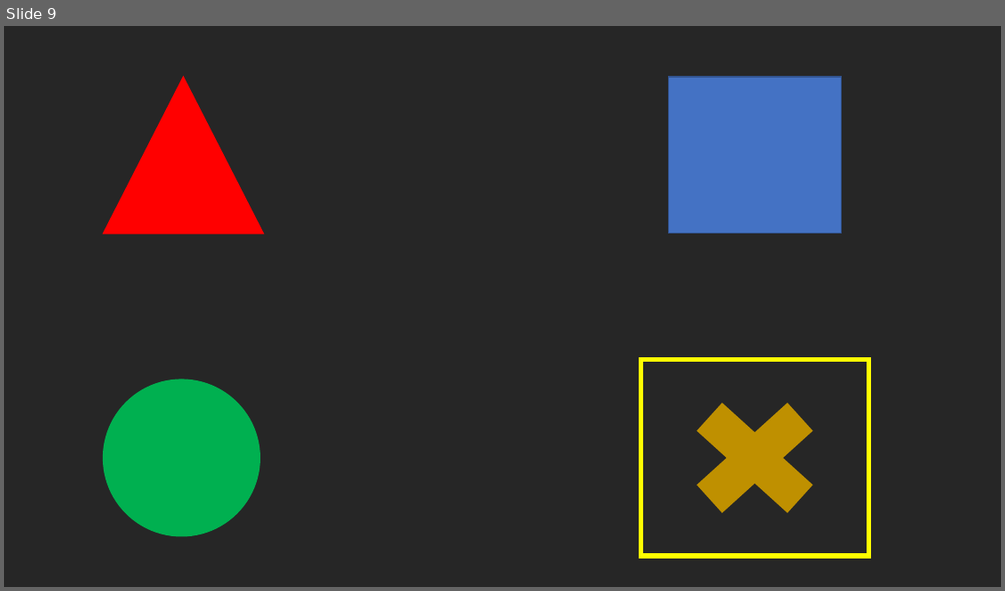
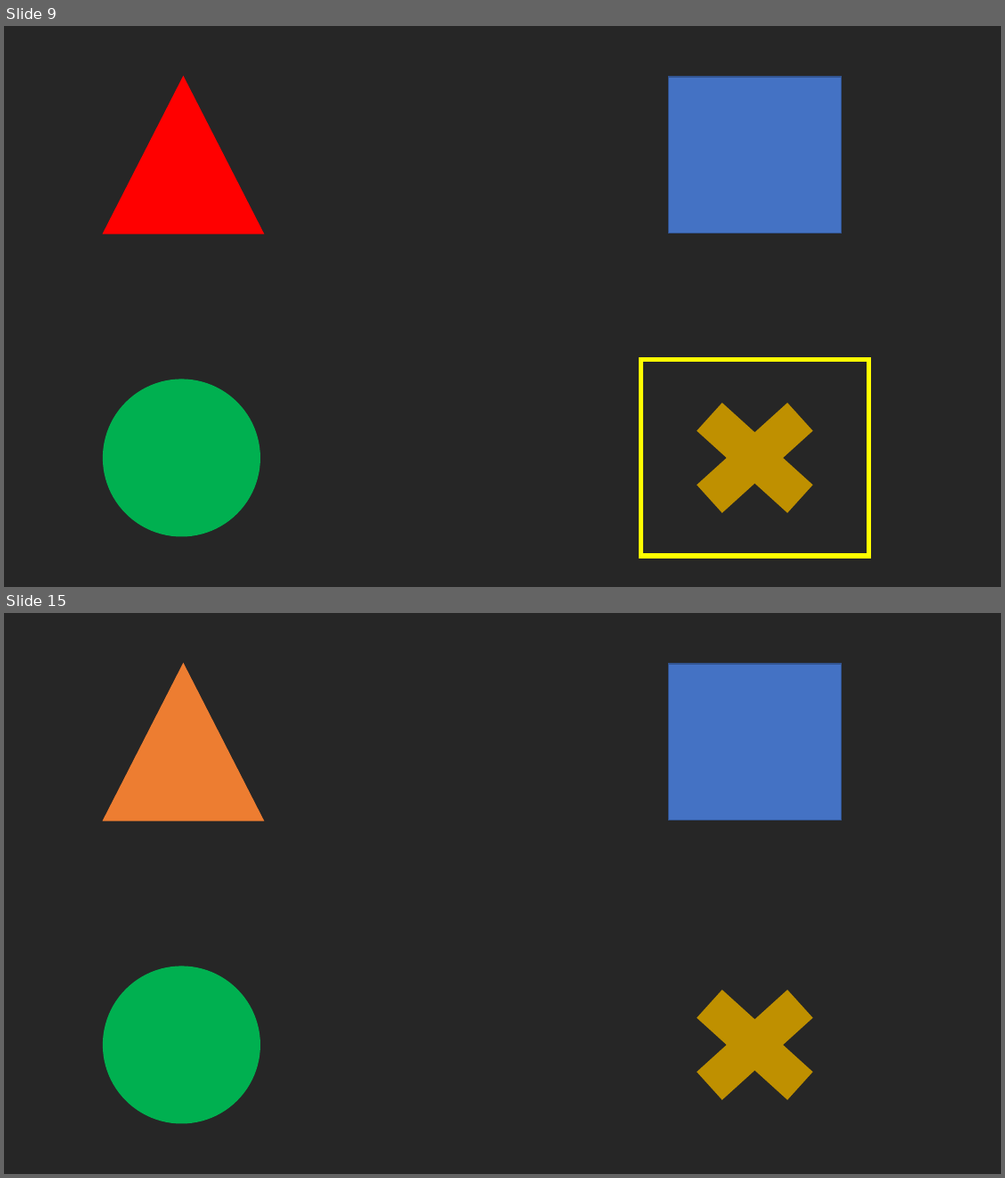
Before and after one commit to liranGur/gTec4ALS-Team-15, a slide deck: P300/TriggersBank/visual tirggers.pptx. Shown one above the other, each under a label of ours: slide 9 before the commit, slides 9 and 15 after it; the slides between them are not shown. The pictures are 1005x591 and 1005x1178 pixels, drawn with LibreOffice and Linux fonts; fonts in the diff are those of the drawing. Boxes give left, top, right and bottom in pixels: in the first picture for what was removed or moved away, otherwise in the second. Text is boxed around its words. In the diff, an @@ line names an element or a change of style, - is before the commit and + after.

```diff
--- a/P300/TriggersBank/visual tirggers.pptx
+++ b/P300/TriggersBank/visual tirggers.pptx
@@ slide 15 added at [4, 613, 1001, 1174], background #262626 @@
@@ triangle added at [104, 664, 264, 820], fill #ED7D31, outline #ED7D31 1 pt @@
@@ rectangle added at [668, 664, 841, 820], fill #4472C4, outline #325491 1 pt @@
@@ ellipse added at [104, 966, 259, 1123], fill #00B050, outline #00B050 1 pt @@
@@ cross added at [668, 966, 841, 1123], fill #BF9000, outline #BF9000 1 pt @@
```
Also in this commit, not shown: 9 other slides added, 16 other files.
